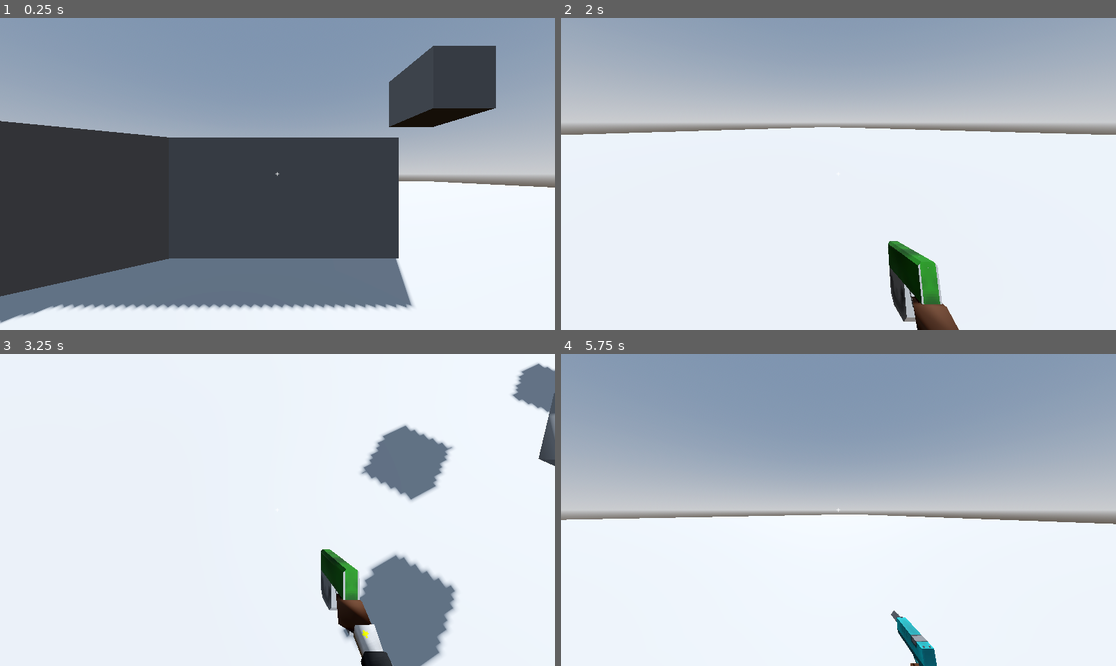
Above: before the commit, frames 1-4 (two rows, left to right).
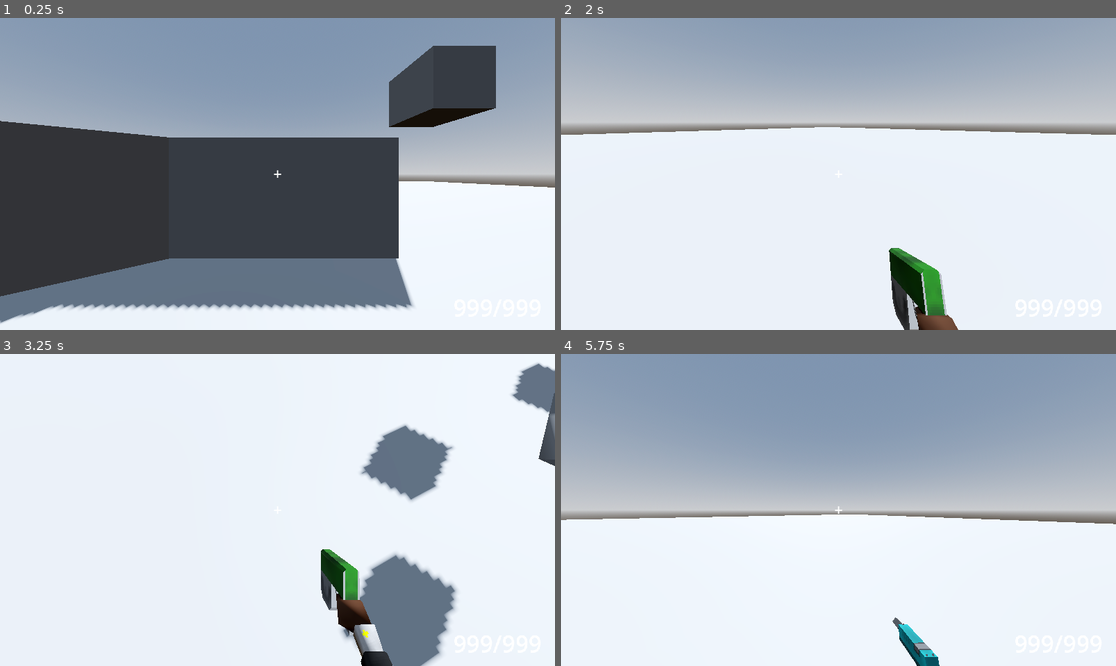
Above: after the commit, the same moments.

Repository: TheoLomeuBraga/kill-the-tower-boss
Game: Godot game, scene res://player/test_level.tscn
The game is run twice, just before and just after one commit, with the same random seed, the same clock (stepped at 60 frames per second) and the same inputs. The project has no main scene, so this scene is started directly.
Inputs (mouse positions are in pixels of both pictures, inside the frame that each line leads up to):
- Up to frame 1 (0.25 s): no input
- Up to frame 2 (2 s): move the mouse to (960, 158) at 0.52 s; press the mouse at (960, 158) at 0.53 s; hold D (right) 0.53-1.28 s; tap Space (jump) at 0.77, 1.52 s; tap 1 (wepon_1) at 0.8, 1.35 s; move the mouse to (727, 189) at 1.27 s; release the mouse at (727, 189) at 1.28 s; hold S (back) from 1.28 s (still down); tap 2 (wepon_2) at 1.55 s
- Up to frame 3 (3.25 s): move the mouse to (333, 441) at 2.02 s; release S (back) at 2.03 s; hold D (right) from 2.03 s (still down); tap 2 (wepon_2) at 2.1 s; tap 3 (wepon_3) at 2.3, 2.85 s; move the mouse to (249, 572) at 2.77 s; tap Space (jump) at 3.02 s; tap 4 (wepon_4) at 3.05 s
- Up to frame 4 (5.75 s): move the mouse to (1005, 556) at 3.52 s; release D (right) at 3.53 s; hold A (left) 3.53-5.03 s; tap 4 (wepon_4) at 3.6 s; tap Space (jump) at 3.77, 4.52 s; tap 5 (wepon_5) at 3.8, 4.35 s; tap R (reload, bound only after the commit) at 4.15 s; move the mouse to (672, 463) at 4.27 s; click (672, 463) at 4.55 s; move the mouse to (866, 510) at 5.02 s; hold S (back) from 5.03 s (still down); tap W (foward) at 5.1 s; tap 1 (wepon_1) at 5.3 s

The runs differ from the first frame. In frame 1, less than 0.1% of the frame differs, in the area x 49-51%, y 48-52%; in frame 2, 1.1%, in the area x 58-72%, y 71-100%; in frame 3, less than 0.1%; in frame 4, 0.5%.

Commit message:
setup to implement reload

Diff:
--- a/player/gun_control.gd
+++ b/player/gun_control.gd
@@ -7,25 +7,65 @@
 @export var camera : Camera3D
 
 @export var inventory : Array[GunInfo]
-@export var current_wepon : int = 0
+var current_wepon_id : int = 0
+var current_wepon : GunInfo
 
 @export var target_raycast : RayCast3D
+
+const max_ammon : Dictionary[GlobalEnums.AmmonType,int] = {
+	GlobalEnums.AmmonType.PISTOL: 100,
+	GlobalEnums.AmmonType.RIFLE: 20,
+	GlobalEnums.AmmonType.SHOTGUN: 50,
+	GlobalEnums.AmmonType.ENERGY: 200,
+	GlobalEnums.AmmonType.EXPLOSIVE: 5,
+}
+
+var ammon_inventory : Dictionary[GlobalEnums.AmmonType,int] = {
+	GlobalEnums.AmmonType.PISTOL: 100,
+	GlobalEnums.AmmonType.RIFLE: 20,
+	GlobalEnums.AmmonType.SHOTGUN: 50,
+	GlobalEnums.AmmonType.ENERGY: 200,
+	GlobalEnums.AmmonType.EXPLOSIVE: 5,
+}
+
+var ammon_on_mag : Dictionary[GunInfo,int]
+func set_ammon_on_mag(gun_info : GunInfo,amount:int) -> void:
+	ammon_on_mag[gun_info] = amount
+
+func get_ammon_on_mag(gun_info : GunInfo) -> int:
+	if not ammon_on_mag.has(gun_info):
+		set_ammon_on_mag(gun_info,gun_info.ammon_capacity)
+	return ammon_on_mag[gun_info]
 
 var rng : RandomNumberGenerator = RandomNumberGenerator.new()
 
 var time_last_shot : float = 0.0
 
 func set_gun(no : int) -> void:
-	if current_wepon == min(no,inventory.size() -1):
+
+	current_wepon = inventory[current_wepon_id]
+
+	if current_wepon_id == min(no,inventory.size() -1):
 		return
-	current_wepon = min(no,inventory.size() -1)
-	player_model.set_gun(inventory[current_wepon].name)
+
+	player_model.visible = false
+	await get_tree().process_frame
+	player_model.visible = true
+
+	current_wepon_id = min(no,inventory.size() -1)
+	player_model.set_gun(inventory[current_wepon_id].name)
+
 	time_last_shot = 0.0
 
+
+
+func _ready() -> void:
+	set_gun(0)
+
 func shot() -> void:
-	for i : int in inventory[current_wepon].bullets_per_shot:
+	for i : int in inventory[current_wepon_id].bullets_per_shot:
 		player_model.gun.shot = true
-		if inventory[current_wepon].special_type == "grapple":
+		if inventory[current_wepon_id].special_type == "grapple":
 			player_movement.launch_grapple()
 		else:
 			var projectile : ProjectBehavior = ProjectBehavior.new()
@@ -38,7 +78,7 @@
 			else:
 				projectile.global_basis = player_model.gun.muzle.global_basis
 
-			var spread : float = inventory[current_wepon].spread
+			var spread : float = inventory[current_wepon_id].spread
 			var vec_spread : Vector3 = Vector3(rng.randf_range(-1.0,1.0),rng.randf_range(-1.0,1.0),0.0)
 			if abs(vec_spread.x) + abs(vec_spread.y) > 1.0:
 				vec_spread = vec_spread.normalized()
@@ -46,7 +86,7 @@
 
 			projectile.rotation += vec_spread * spread
 
-			projectile.data = inventory[current_wepon].projectile_info
+			projectile.data = inventory[current_wepon_id].projectile_info
 			projectile.start()
 
 var camera_rots_last_frame : Vector3
@@ -61,7 +101,7 @@
 
 	camera_rots_last_frame = Vector3(camera.rotation.x,body.rotation.y,0.0)
 
-
+var is_reloading : float = 0.0
 
 func _process(delta: float) -> void:
 	if Input.is_action_just_pressed("wepon_1"):
@@ -75,15 +115,23 @@
 	elif Input.is_action_just_pressed("wepon_5"):
 		set_gun(4)
 
-	var try_shot : bool = false
-	if inventory[current_wepon].is_automatic:
-		try_shot = Input.is_action_pressed("shot")
+	var can_shot : bool = false
+	if inventory[current_wepon_id].is_automatic:
+		can_shot = Input.is_action_pressed("shot")
 	else:
-		try_shot = Input.is_action_just_pressed("shot")
+		can_shot = Input.is_action_just_pressed("shot")
 
 	time_last_shot -= delta
-	if try_shot and player_model.gun != null and time_last_shot < 0.0:
-		time_last_shot = inventory[current_wepon].fire_rate
+	if can_shot and player_model.gun != null and time_last_shot < 0.0 and is_reloading <= 0.0:
+		time_last_shot = inventory[current_wepon_id].fire_rate
 		shot()
 
 	sway_gun(delta)
+
+	var can_reload : bool = false
+
+	if Input.is_action_just_pressed("reload") and can_reload:
+		player_model.reload()
+		is_reloading = current_wepon.reload_time
+
+	is_reloading -= delta
--- a/player/player.tscn
+++ b/player/player.tscn
@@ -33,6 +33,7 @@
 fire_rate = 0.1
 spread = 0.01
 projectile_info = SubResource("Resource_boad6")
+ammon_type = 1
 metadata/_custom_type_script = "uid://5ihhl4vr45q5"
 
 [sub_resource type="Resource" id="Resource_hg6s5"]
@@ -68,7 +69,7 @@
 [node name="RayCast3D" type="RayCast3D" parent="Camera3D" unique_id=220714997]
 target_position = Vector3(0, 0, -100)
 
-[node name="GunControl" type="Node" parent="Camera3D" unique_id=816634884 node_paths=PackedStringArray("body", "player_movement", "player_model", "camera", "target_raycast")]
+[node name="GunControl" type="Node" parent="Camera3D" unique_id=816634884 node_paths=PackedStringArray("body", "player_movement", "player_model", "camera", "target_raycast", "ammon_display")]
 script = ExtResource("2_g1dw6")
 body = NodePath("../..")
 player_movement = NodePath("../../PlayerMovement")
@@ -76,10 +77,12 @@
 camera = NodePath("..")
 inventory = Array[ExtResource("3_qjkh3")]([SubResource("Resource_rgyib"), SubResource("Resource_hg6s5")])
 target_raycast = NodePath("../RayCast3D")
+ammon_display = NodePath("../../HUD/ammon_display")
 
 [node name="GunSound" type="AudioStreamPlayer" parent="Camera3D/GunControl" unique_id=1343777989]
 
 [node name="HUD" type="Control" parent="." unique_id=627942019]
+texture_filter = 1
 layout_mode = 3
 anchors_preset = 15
 anchor_right = 1.0
@@ -97,7 +100,27 @@
 
 [node name="cross" type="Label" parent="HUD/CenterContainer" unique_id=1363262926]
 layout_mode = 2
+theme_override_font_sizes/font_size = 32
 text = "+"
+horizontal_alignment = 1
+vertical_alignment = 1
+
+[node name="ammon_display" type="Label" parent="HUD" unique_id=1709144416]
+layout_mode = 1
+anchors_preset = -1
+anchor_left = 0.79300004
+anchor_top = 0.85600007
+anchor_right = 1.0
+anchor_bottom = 1.0
+offset_left = 0.46392822
+offset_top = 0.31195068
+grow_horizontal = 2
+grow_vertical = 2
+theme_override_font_sizes/font_size = 48
+text = "999/999"
+horizontal_alignment = 1
+vertical_alignment = 1
+metadata/_edit_use_anchors_ = true
 
 [node name="PlayerMovement" type="Node" parent="." unique_id=494941887 node_paths=PackedStringArray("camera", "model", "grapple_raycast", "grapple_hope")]
 script = ExtResource("1_oul6g")
--- a/player/player_model/player_model.gd
+++ b/player/player_model/player_model.gd
@@ -55,3 +55,7 @@
 	else:
 		drop_wepon_tween = create_tween()
 		drop_wepon_tween.tween_property(gun_animations, "drop_wepon_estate", 1.0, 0.5)
+
+
+func reload() -> void:
+	gun.reload = true
--- a/project.godot
+++ b/project.godot
@@ -110,6 +110,11 @@
 "events": [Object(InputEventMouseButton,"resource_local_to_scene":false,"resource_name":"","device":-1,"window_id":0,"a …(253 unchanged characters)…
 ]
 }
+reload={
+"deadzone": 0.2,
+"events": [Object(InputEventKey,"resource_local_to_scene":false,"resource_name":"","device":-1,"window_id":0,"alt_pressed":false,"shift_pressed":false,"ctrl_pressed":false,"meta_pressed":false,"pressed":false,"keycode":0,"physical_keycode":82,"key_label":0,"unicode":114,"location":0,"echo":false,"script":null)
+]
+}
 
 [physics]
 
--- a/scripts/global_enums.gd
+++ b/scripts/global_enums.gd
@@ -2,3 +2,5 @@
 class_name GlobalEnums
 
 enum Faction {FRIENDLY,ENEMY}
+
+enum AmmonType {ANY,PISTOL,RIFLE,SHOTGUN,ENERGY,EXPLOSIVE}
--- a/scripts/gun_info.gd
+++ b/scripts/gun_info.gd
@@ -4,13 +4,17 @@
 @export var name : String
 @export var special_type : String = ""
 
+@export var ammon_consumption : int = 1
+@export var ammon_capacity : int = 10
+@export var reload_time : float = 1.0
+
 @export var bullets_per_shot : int = 1
-@export var bullet_capacity : int = 10
 @export var fire_rate : float = 0.25
-@export var reload_time : float = 2.0
 @export var spread : float = 0.2
+
 @export var is_automatic :  bool = false
 
 @export var projectile_info : ProjectileInfo = ProjectileInfo.new()
+@export var shot_sound : AudioStream
 
-@export var shot_sound : AudioStream
+@export var ammon_type : GlobalEnums.AmmonType = GlobalEnums.AmmonType.ANY
Binary file changed: player/guns/pistol/pistol.glb
Not shown, changed: player/guns/pistol/pistol.blend
Not shown, changed: player/guns/pistol/pistol.blend1
